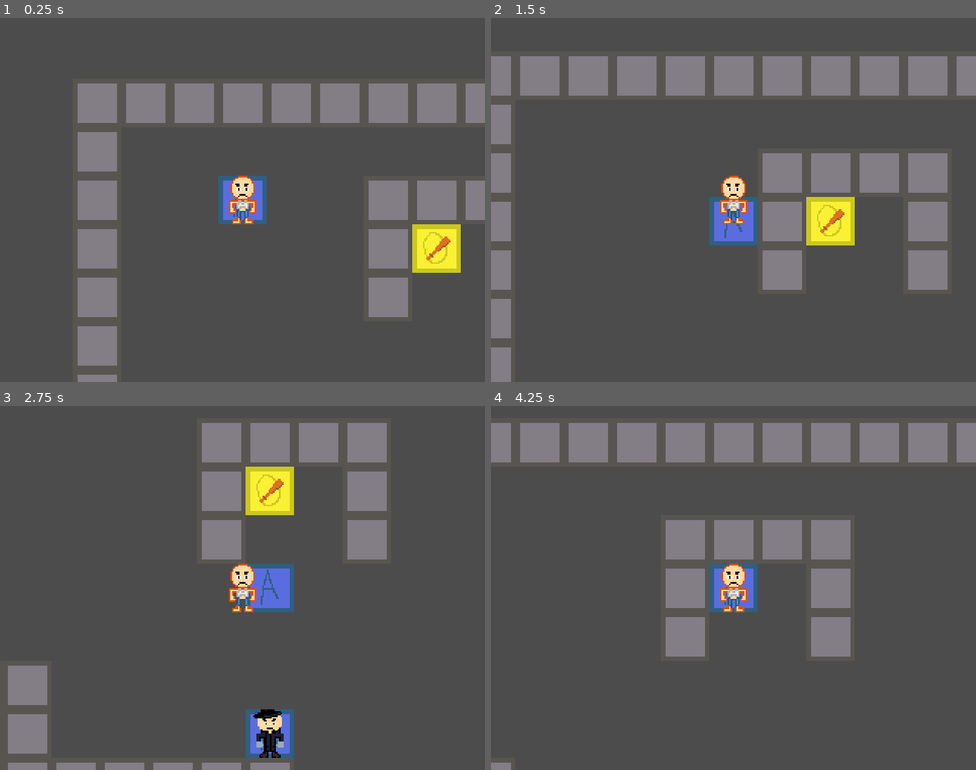
Above: before the commit, frames 1-4 (two rows, left to right).
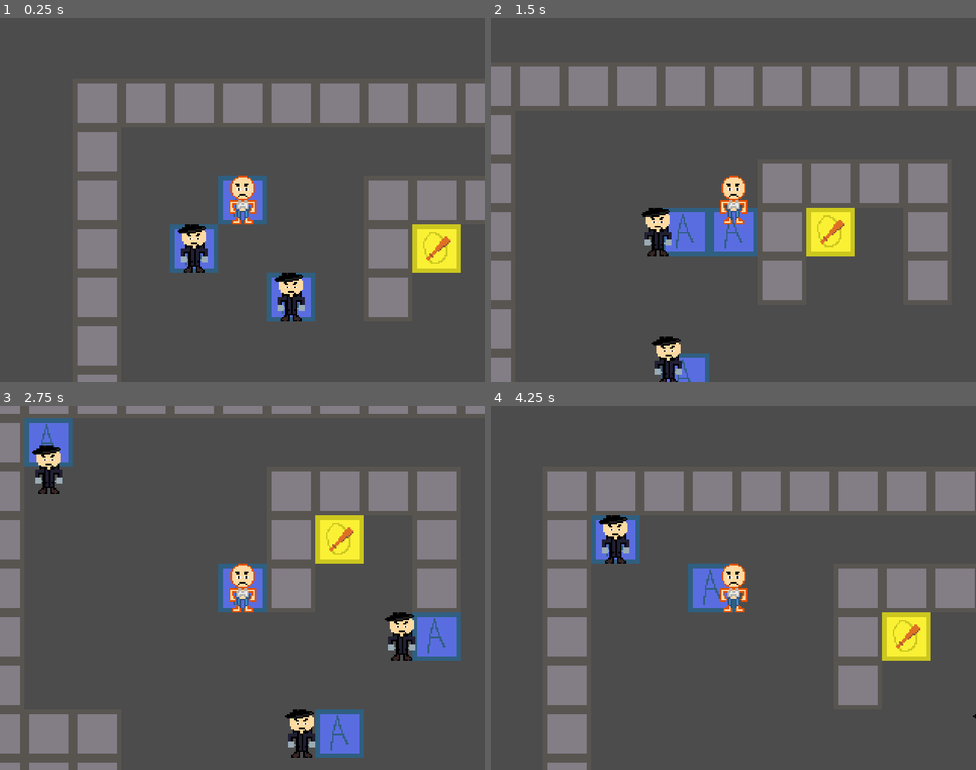
Above: after the commit, the same moments.

Repository: IgorGRBR/ldjam45thiingy
Game: Godot game, scene res://Game.tscn
The game is run twice, just before and just after one commit, with the same random seed, the same clock (stepped at 60 frames per second) and the same inputs.
Inputs:
- Up to frame 1 (0.25 s): no input
- Up to frame 2 (1.5 s): tap Enter at 0.5 s; hold Right (ui_right) 0.53-1.28 s; hold Down (ui_down) from 1.28 s (still down)
- Up to frame 3 (2.75 s): release Down (ui_down) at 2.03 s; hold Right (ui_right) from 2.03 s (still down)
- Up to frame 4 (4.25 s): release Right (ui_right) at 2.78 s; hold Up (ui_up) 2.78-3.53 s; hold Left (ui_left) from 3.53 s (still down)

The runs differ from the first frame. In frame 1, 2.7% of the frame differs, in the area x 35-65%, y 56-84%; in frame 2, 13%; in frame 3, 29%; in frame 4, 35%, in the area x 0-100%, y 4-100%.

Commit message:
Added turn based movement and fixed sprite flickering

Diff:
--- a/BatItem.gd
+++ b/BatItem.gd
@@ -1,4 +1,4 @@
 extends "res://pawns/object.gd"
 
-func onReady():
+func on_ready():
 	print("bruh")
--- a/Dude.gd
+++ b/Dude.gd
@@ -1,7 +1,40 @@
 extends "res://pawns/actor.gd"
 
+func get_input_direction():
+	var horizontal = randi()%3-1
+	var vertical = randi()%3-1
+
+	var result = Vector2(
+		int(horizontal),
+		int(vertical)
+	)
+	if previous_direction.x == 0 and previous_direction.y != 0:
+		result.x = 0
+	elif previous_direction.x != 0 and previous_direction.y == 0:
+		result.y = 0
+	elif result.x != 0 and result.y != 0:
+		result.y == 0
+
+	previous_direction.x = abs(result.x)
+	previous_direction.y = abs(result.y)
+	#print("yo")
+
+	return result
+
 func move_to(target_position):
-	pass
+	#set_process(false)
+	#Grid.deactivate()
+	#$AnimationPlayer.play("walk")
 
-func get_input_direction():
-	pass
+	# Move the node to the target cell instantly,
+	# and animate the sprite moving from the start to the target cell
+	var move_direction = (target_position - position).normalized()
+	$Tween.interpolate_property($Sprite, "position", - move_direction * 32, Vector2(), 0.3, Tween.TRANS_LINEAR, Tween.EASE_IN)
+	$Sprite.position += -move_direction * 32
+	position = target_position
+	$Tween.start()
+
+	# Stop the function execution until the animation finished
+	yield($Tween, "tween_all_completed")
+	#set_process(true)
+	#Grid.activate()
--- a/Game.tscn
+++ b/Game.tscn
@@ -26,3 +26,9 @@
 
 [node name="Dude" parent="Grid" instance=ExtResource( 5 )]
 position = Vector2( 235.229, 263.086 )
+
+[node name="Dude2" parent="Grid" instance=ExtResource( 5 )]
+position = Vector2( 158.809, 136.583 )
+
+[node name="Dude3" parent="Grid" instance=ExtResource( 5 )]
+position = Vector2( 75.2821, 116.508 )
--- a/actors/Player.gd
+++ b/actors/Player.gd
@@ -1,9 +1,9 @@
 extends "res://pawns/actor.gd"
 
-func onCollision(coll):
+func on_collision(coll):
 	print("boof")
 
-func onReady():
+func on_ready():
 	$Sprite/Camera.make_current()
 	$Sprite/Camera.drag_margin_h_enabled = false
 	$Sprite/Camera.drag_margin_v_enabled = false
@@ -11,25 +11,28 @@
 func update_look_direction(direction):
 	pass
 
+
 func move_to(target_position):
-	set_process(false)
+	#set_process(false)
+	Grid.deactivate()
 	#$AnimationPlayer.play("walk")
 
 	# Move the node to the target cell instantly,
 	# and animate the sprite moving from the start to the target cell
 	var move_direction = (target_position - position).normalized()
 	$Tween.interpolate_property($Sprite, "position", - move_direction * 32, Vector2(), 0.3, Tween.TRANS_LINEAR, Tween.EASE_IN)
-	$Sprite.position -= position - move_direction * 32
+	$Sprite.position += -move_direction * 32
 	position = target_position
 	$Tween.start()
 
 	# Stop the function execution until the animation finished
 	yield($Tween, "tween_all_completed")
-	set_process(true)
+	#set_process(true)
+	Grid.activate()
 
 
 func bump():
-	set_process(false)
+	Grid.deactivate()
 	#$AnimationPlayer.play("bump")
 	#yield($AnimationPlayer, "animation_finished")
-	set_process(true)
+	Grid.activate()
--- a/grid/grid.gd
+++ b/grid/grid.gd
@@ -1,17 +1,54 @@
 extends TileMap
 
-enum CellType { EMPTY = -1, OBSTACLE, ACTOR, OBJECT}
+enum CellType { EMPTY = -1, OBSTACLE, ACTOR, OBJECT }
+signal world_update
+var activations = 0
+var current_node
+var queue = []
 
 func _ready():
 	for child in get_children():
 		set_cellv(world_to_map(child.position), child.type)
+	activate()
+	update_queue()
 
+func _process(delta):
+	emit_signal("world_update", delta)
+
+func update_queue():
+	queue = get_children()
+	queue_next()
+
+func queue_next():
+	current_node = queue.pop_front()
+
+func world_update(delta):
+	var passed = current_node._world_update(delta)
+	if passed:
+		queue_next()
+	if not current_node:
+		update_queue()
+#	for node in get_children():
+#		node._world_update(delta)
 
 func get_cell_pawn(coordinates):
 	for node in get_children():
 		if world_to_map(node.position) == coordinates:
 			return(node)
 
+func activate():
+	activations += 1
+	if activations == 1:
+		connect("world_update", self, "world_update")
+
+func deactivate():
+	activations -= 1
+	if activations == 0:
+		disconnect("world_update", self, "world_update")
+
+func connect_signals():
+	for node in get_children():
+		node.connect("world_update", node, "_bruh")
 
 func request_move(pawn, direction):
 	var cell_start = world_to_map(pawn.position)
@@ -25,15 +62,15 @@
 		CellType.OBJECT:
 			var object_pawn = get_cell_pawn(cell_target)
 			if pawn.collision:
-				pawn.onCollision(object_pawn)
+				pawn.on_collision(object_pawn)
 			object_pawn.queue_free()
 			return update_pawn_position(pawn, cell_start, cell_target)
 		CellType.ACTOR:
 			var cell_pawn = get_cell_pawn(cell_target)
 			if pawn.collision:
-				pawn.onCollision(cell_pawn)
+				pawn.on_collision(cell_pawn)
 			if cell_pawn.collision:
-				cell_pawn.onCollision(pawn)
+				cell_pawn.on_collision(pawn)
 			#print("Cell %s contains %s" % [cell_target, pawn_name])
 
 
--- a/pawns/Actor.tscn
+++ b/pawns/Actor.tscn
@@ -46,7 +46,7 @@
 "times": PoolRealArray( 0, 0.1, 0.15, 0.25 ),
 "transitions": PoolRealArray( 1, 0.303143, 2.61003, 1 ),
 "update": 0,
-"values": [ Vector2( 1.43051e-06, -1.90735e-06 ), Vector2( 1.43051e-06, -1.90735e-06 ), Vector2( 0, -20 ), Vector2( 1.43051e-06, -1.90735e-06 ) ]
+"values": [ Vector2( 1.43051e-006, -1.90735e-006 ), Vector2( 1.43051e-006, -1.90735e-006 ), Vector2( 0, -20 ), Vector2( 1.43051e-006, -1.90735e-006 ) ]
 }
 tracks/2/type = "value"
 tracks/2/path = NodePath("Pivot/Sprite:scale")
@@ -78,7 +78,7 @@
 [node name="Pivot" type="Position2D" parent="."]
 
 [node name="Sprite" type="Sprite" parent="Pivot"]
-position = Vector2( 1.43051e-06, -1.90735e-06 )
+position = Vector2( 1.43051e-006, -1.90735e-006 )
 texture = ExtResource( 2 )
 centered = false
 offset = Vector2( -32, -32 )
--- a/pawns/actor.gd
+++ b/pawns/actor.gd
@@ -8,24 +8,24 @@
 func _ready():
 	update_look_direction(Vector2(1, 0))
 	self.position = Grid.map_to_world(Grid.world_to_map(self.position)) + Grid.cell_size / 2
-	onReady()
+	on_ready()
 
-func onReady():
+func on_ready():
 	pass
 
-
-func _process(_delta):
+var ZERO_VECTOR = Vector2()
+func _world_update(_delta):
 	var input_direction = get_input_direction()
-	if not input_direction:
-		return
+	if not input_direction or input_direction == ZERO_VECTOR:
+		return false
 	update_look_direction(input_direction)
-
 	var target_position = Grid.request_move(self, input_direction)
 	if target_position:
 		#self_sprite.position = target_position - input_direction * 32
 		move_to(target_position)
 	else:
 		bump()
+	return true
 
 
 func get_input_direction():
@@ -42,6 +42,7 @@
 
 	previous_direction.x = abs(result.x)
 	previous_direction.y = abs(result.y)
+	print("yo")
 
 	return result
 
--- a/pawns/object.gd
+++ b/pawns/object.gd
@@ -4,7 +4,14 @@
 
 func _ready():
 	self.position = Grid.map_to_world(Grid.world_to_map(self.position)) + Grid.cell_size / 2
-	onReady()
+	on_ready()
 
-func onReady():
+func on_ready():
 	pass
+
+func _world_update(delta):
+	on_process(delta)
+	return true
+
+func on_process(delta):
+	pass
--- a/pawns/pawn.gd
+++ b/pawns/pawn.gd
@@ -3,3 +3,7 @@
 enum CellType { OBSTACLE, ACTOR, OBJECT }
 export(CellType) var type = CellType.ACTOR
 export(bool) var collision = false
+export(bool) var active = true
+
+func _world_update(delta):
+	pass
--- a/project.godot
+++ b/project.godot
@@ -18,6 +18,10 @@
 config/name="ldjam45game"
 run/main_scene="res://Game.tscn"
 config/icon="res://icon.png"
+
+[autoload]
+
+Pawn="*res://pawns/pawn_global.gd"
 
 [display]
 
